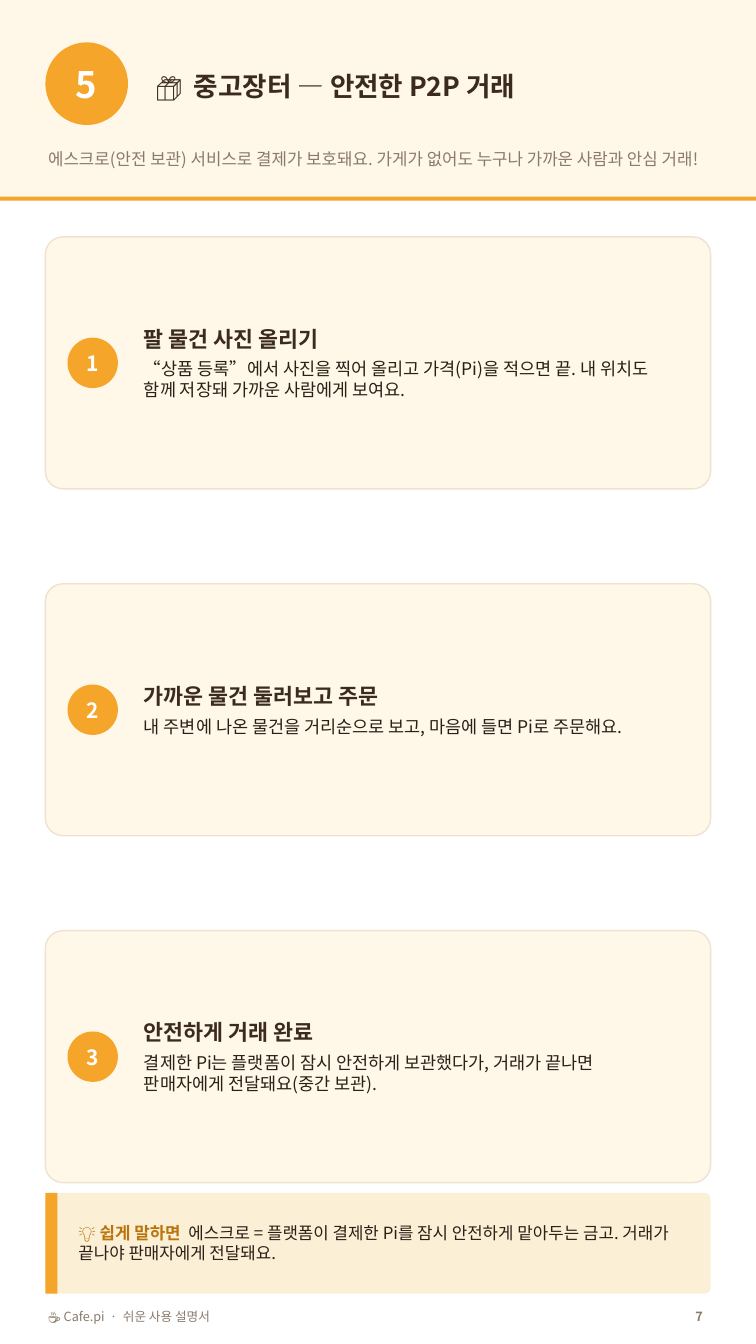
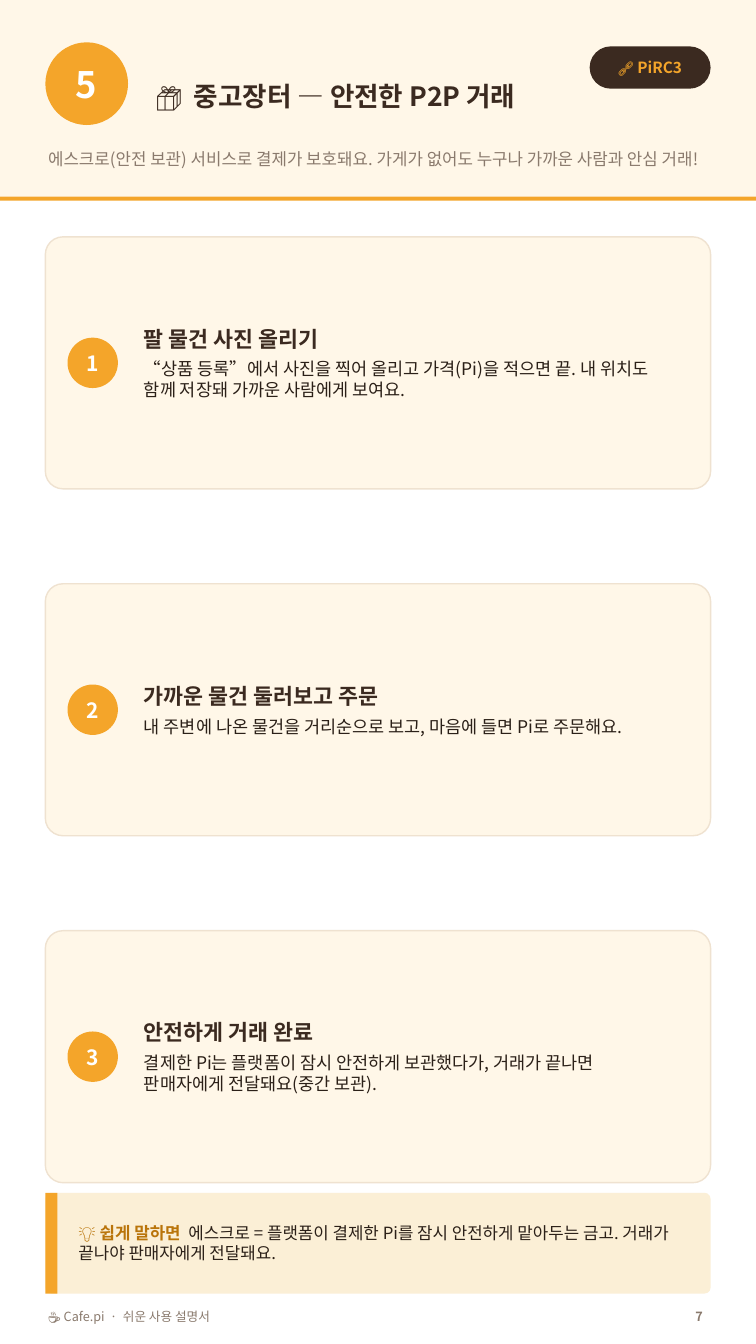
Before and after one commit to anakinwon/loginpi, a slide deck: slide 7 of docs/Cafe.pi_쉬운_사용자매뉴얼_세로.pptx. Drawn at 756x1344 pixels with LibreOffice and Linux fonts; fonts in the diff are those of the drawing. Boxes give left, top, right and bottom in pixels: in the first picture for what was removed or moved away, otherwise in the second. Text is boxed around its words. In the diff, an @@ line names an element or a change of style, - is before the commit and + after.

```diff
--- a/docs/Cafe.pi_쉬운_사용자매뉴얼_세로.pptx
+++ b/docs/Cafe.pi_쉬운_사용자매뉴얼_세로.pptx
@@ text "📦 중고장터 — 안전한 P2P ...": place and size @@
-text "📦 중고장터 — 안전한 P2P ..." at <box>194,73,515,99</box>
+text "📦 중고장터 — 안전한 P2P ..." at <box>194,83,515,109</box>
@@ rounded rectangle added at <box>590,46,711,89</box>, fill #3B2A20 @@
@@ text added at <box>637,60,682,73</box>, 11 pt, text #F4A52A, bold @@
+🔗 PiRC3
```
Also in this commit, not shown: 5 other slides changed.
